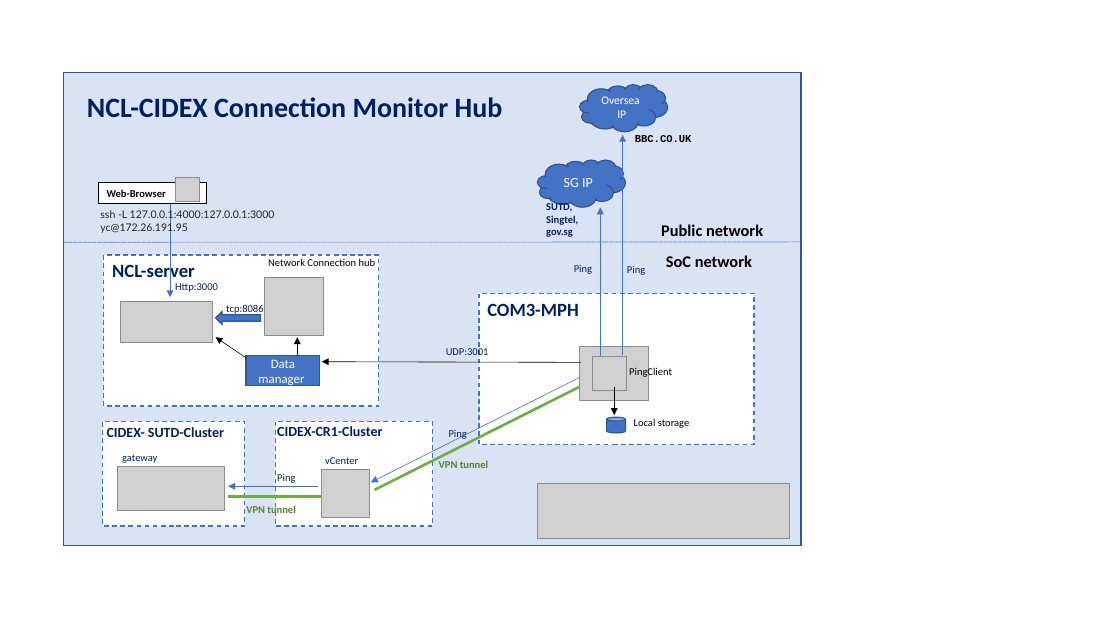
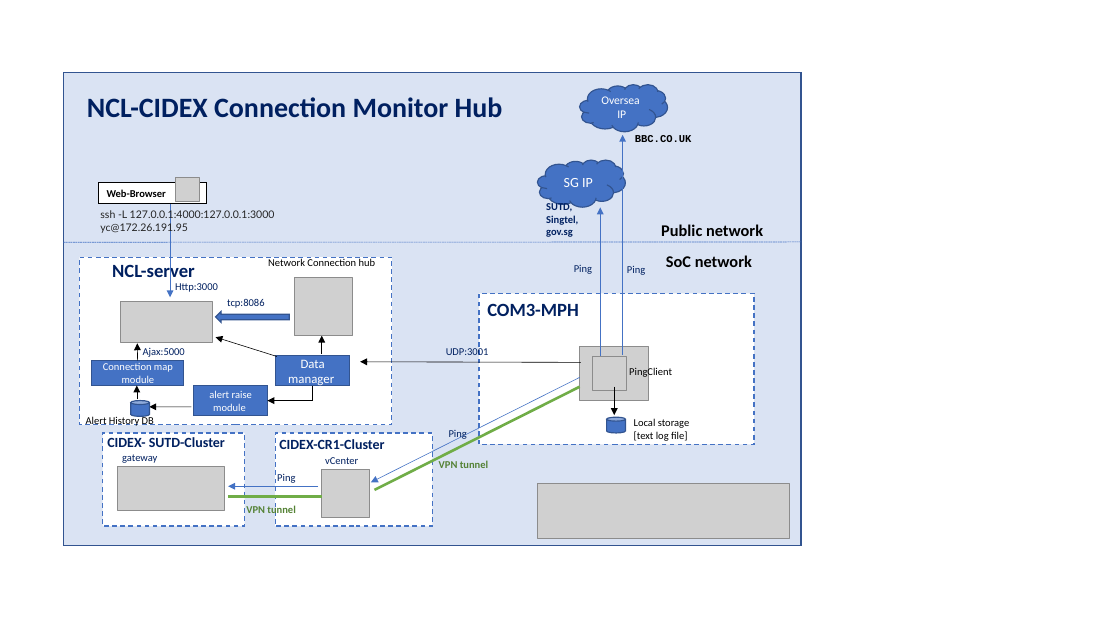
Before and after one commit to LiuYuancheng/NetworkConnDashboard, a slide deck: slide 1 of doc/designDoc.pptx. Drawn at 1120x630 pixels with LibreOffice and Linux fonts; fonts in the diff are those of the drawing; grey boxes stand for pictures. Boxes give left, top, right and bottom in pixels: in the first picture for what was removed or moved away, otherwise in the second. Text is boxed around its words. In the diff, an @@ line names an element or a change of style, - is before the commit and + after.

```diff
--- a/doc/designDoc.pptx
+++ b/doc/designDoc.pptx
@@ rectangle: place and size @@
-rectangle at [104,255,379,407]
+rectangle at [80,257,392,425]
@@ text "tcp:8086": place and size @@
-text "tcp:8086" at [226,305,263,315]
+text "tcp:8086" at [227,299,264,308]
@@ picture: place and size @@
-picture at [265,278,323,336]
+picture at [294,278,353,336]
@@ right arrow: place and size @@
-right arrow at [216,312,261,324]
+right arrow at [216,312,290,323]
@@ arrow added from (138, 360) to (137, 344), #000000 0.5 pt @@
@@ text added at [143,348,185,357], 9 pt, text #002060 @@
+Ajax:5000
@@ arrow moved from (246, 358) - (216, 337) to (277, 356) - (216, 337) @@
@@ rectangle "Data manager": place and size @@
-rectangle "Data manager" at [246,355,320,386]
+rectangle "Data manager" at [276,355,350,386]
@@ arrow moved from (297, 355) - (297, 337) to (322, 354) - (322, 336) @@
@@ rectangle added at [92,360,184,386], fill #4472C4, outline #325491 1 pt, 9 pt, text #FFFFFF @@
+Connection map module
@@ arrow added from (137, 400) to (137, 386), #000000 0.5 pt @@
@@ rectangle added at [194,386,268,416], fill #4472C4, outline #325491 1 pt, 9 pt, text #FFFFFF @@
+alert raise module
@@ elbow arrow added from (313, 386) to (267, 401), #000000 0.5 pt @@
@@ arrow moved from (581, 362) - (322, 362) to (581, 362) - (360, 362) @@
@@ text added at [86,416,154,426], 9 pt, text #000000 @@
+Alert History DB
@@ cylinder added at [131,401,150,417], fill #4472C4, outline #325491 1 pt @@
@@ arrow added from (192, 407) to (150, 407), #000000 0.5 pt @@
@@ text at [634,418,690,441]: text changed @@
-Local storage
+Local storage [text log file]
@@ text "CIDEX- SUTD-Cluster": place and size @@
-text "CIDEX- SUTD-Cluster" at [107,427,224,437]
+text "CIDEX- SUTD-Cluster" at [107,437,225,447]
@@ rectangle: place and size @@
-rectangle at [103,422,245,527]
+rectangle at [103,433,245,526]
@@ text "CIDEX-CR1-Cluster": place and size @@
-text "CIDEX-CR1-Cluster" at [277,426,382,436]
+text "CIDEX-CR1-Cluster" at [279,439,384,449]
@@ rectangle: place and size @@
-rectangle at [276,422,433,527]
+rectangle at [276,433,433,526]
```
Also in this commit, not shown: 7 other files.
